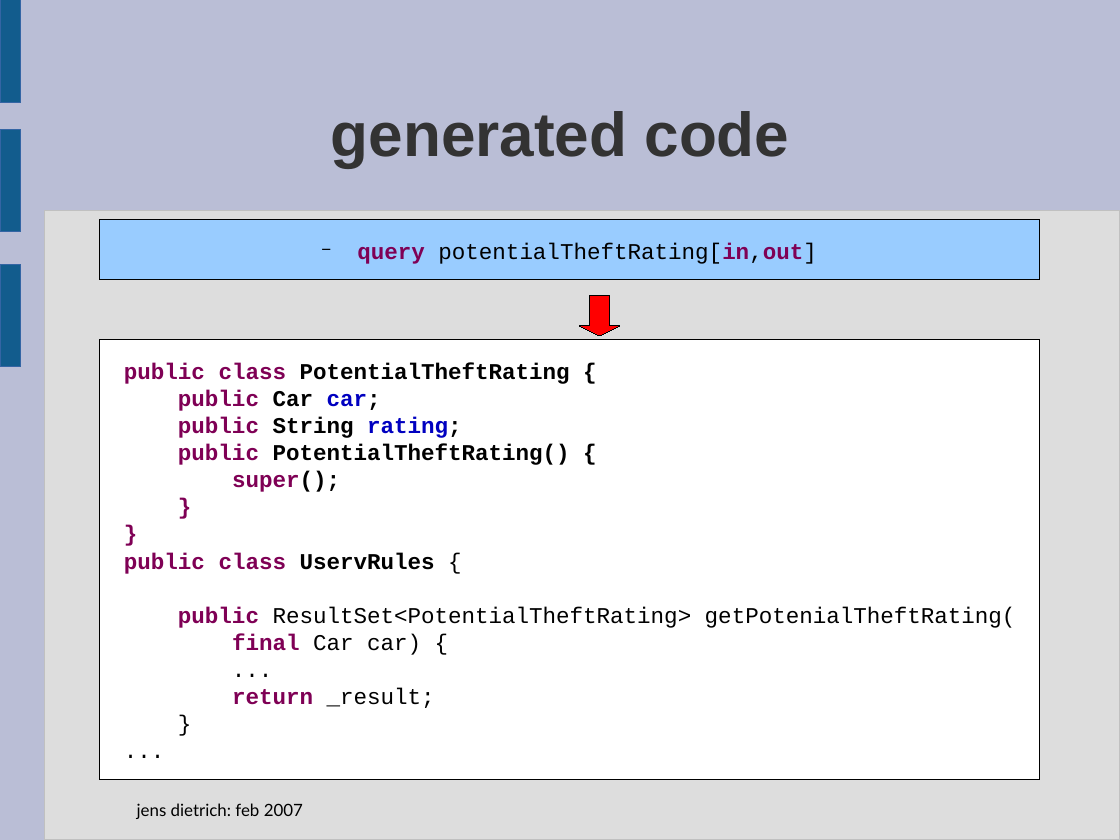
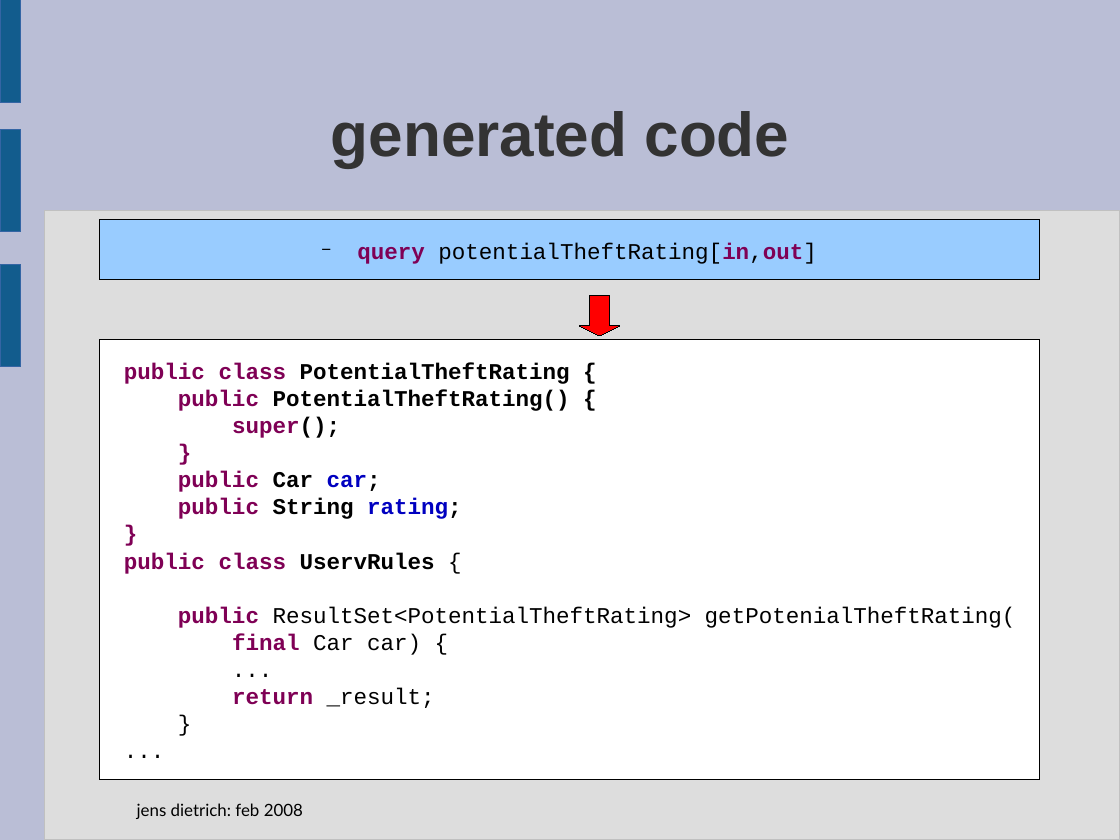
Before and after one commit to Koulio/take, a slide deck: slide 14 of take/docs/presentation-feb-08.odp. Drawn at 1120x840 pixels with LibreOffice and Linux fonts; fonts in the diff are those of the drawing; background and template pictures are left out. Boxes give left, top, right and bottom in pixels: in the first picture for what was removed or moved away, otherwise in the second. Text is boxed around its words. In the diff, an @@ line names an element or a change of style, - is before the commit and + after.

```diff
--- a/take/docs/presentation-feb-08.odp
+++ b/take/docs/presentation-feb-08.odp
@@ text in rectangle at (178, 390, 462, 438): paragraphs removed @@
-public Car car;
-public String rating;
@@ text in rectangle at (178, 471, 462, 519): paragraphs added @@
+public Car car;
+public String rating;
@@ text at (137, 803, 303, 819): text changed @@
-jens dietrich: feb 2007
+jens dietrich: feb 2008
```
Also in this commit, not shown: 16 other slides changed, 3 slides added.
